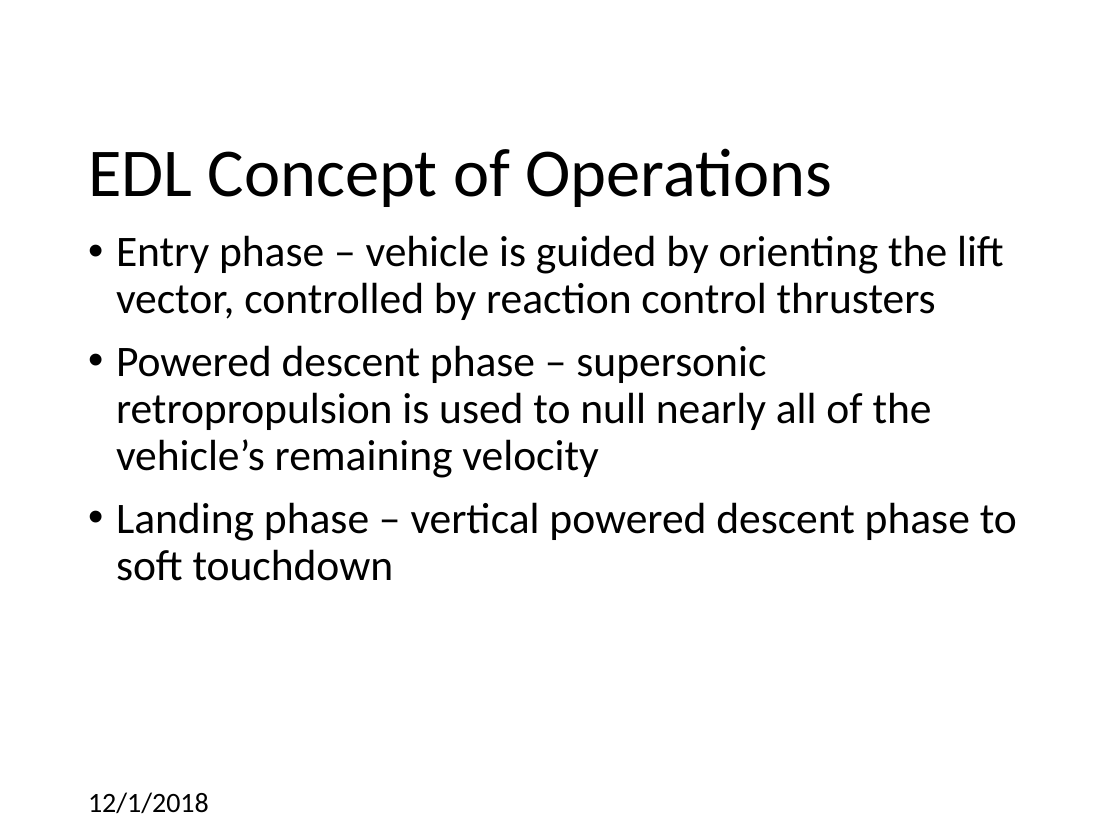
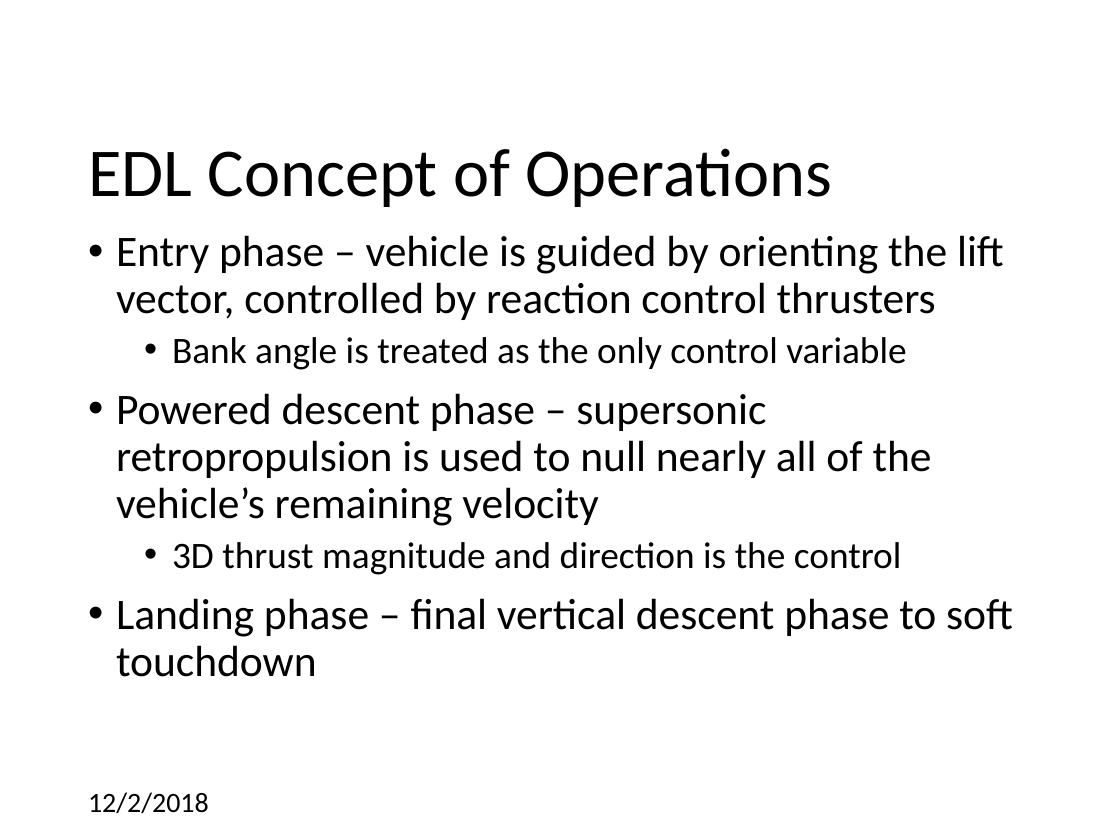
Before and after one commit to CDNoyes/EDL-Py, a slide deck: slide 5 of Documents/Qual Exam.pptx. Drawn at 1120x840 pixels with LibreOffice and Linux fonts; fonts in the diff are those of the drawing; background and template pictures are left out. Boxes give left, top, right and bottom in pixels: in the first picture for what was removed or moved away, otherwise in the second. Text is boxed around its words. In the diff, an @@ line names an element or a change of style, - is before the commit and + after.

```diff
--- a/Documents/Qual Exam.pptx
+++ b/Documents/Qual Exam.pptx
@@ text at box(172, 337, 906, 370): paragraph added @@
+  • Bank angle is treated as the only control variable
@@ text at box(116, 542, 1013, 677): text changed @@
-• Landing phase – vertical powered descent phase to soft touchdown
+  • 3D thrust magnitude and direction is the control
+• Landing phase – final vertical descent phase to soft touchdown
@@ text at box(88, 792, 209, 814): text changed @@
-12/1/2018
+12/2/2018
```
Also in this commit, not shown: 38 other slides changed, 6 slides added, 1 slide removed.
